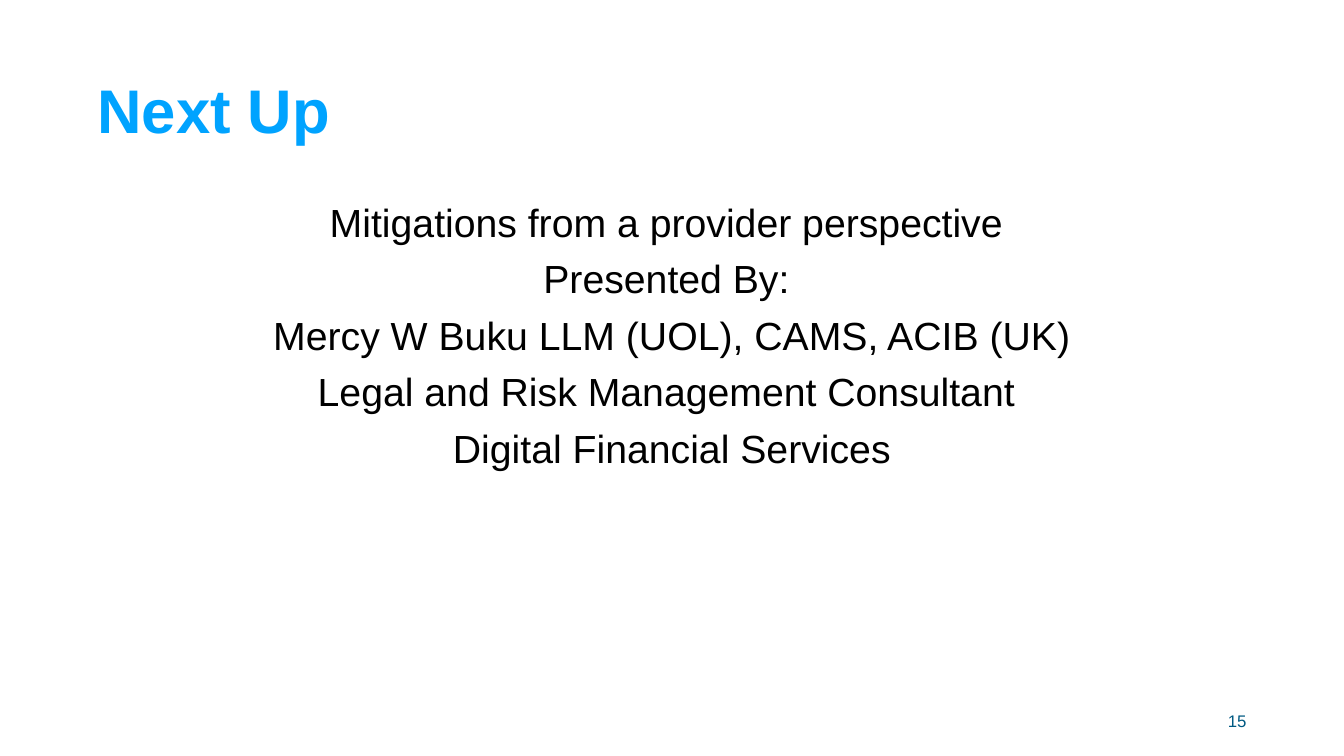
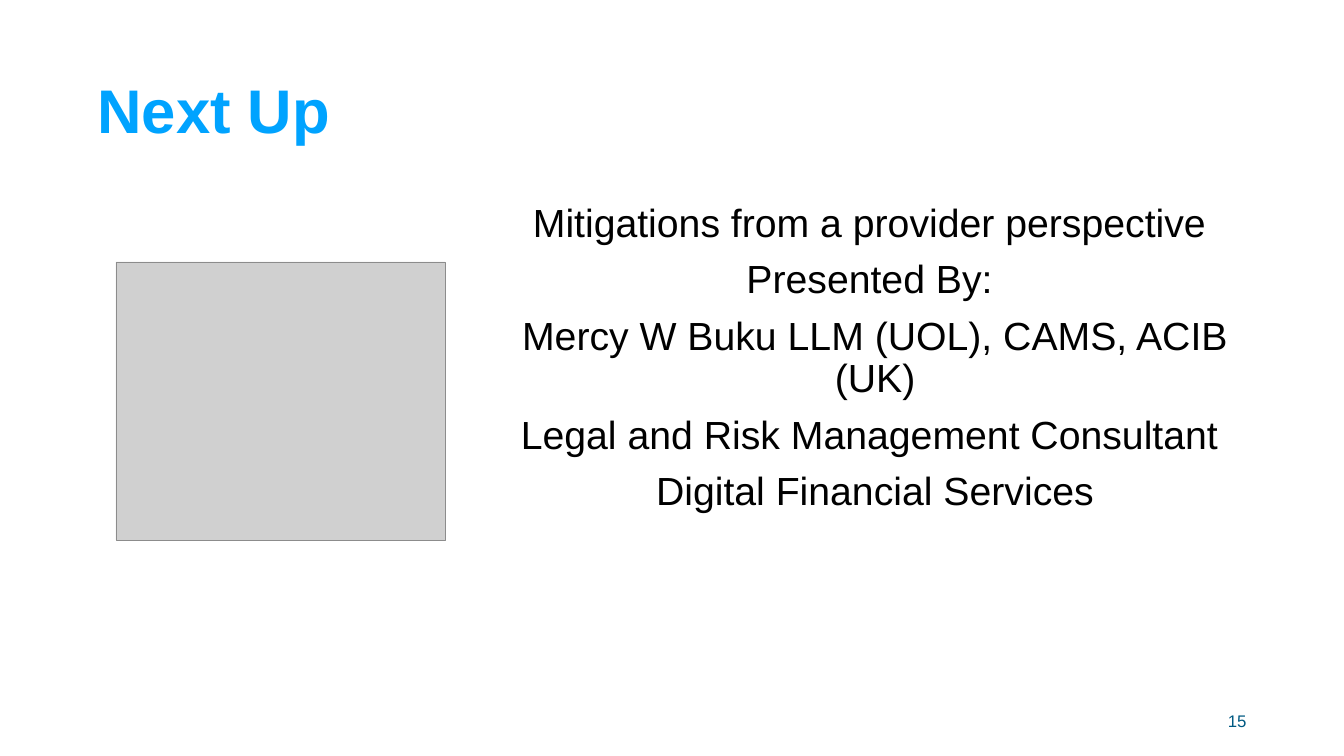
Before and after one commit to mojaloop/documentation-artifacts, a slide deck: slide 15 of presentations/pi_18_april_2022/presentations/Fraud Working Group Mojaloop Convening April 2022-3.pptx. Drawn at 1344x756 pixels with LibreOffice and Linux fonts; fonts in the diff are those of the drawing; grey boxes stand for pictures; background and template pictures are left out. Boxes give left, top, right and bottom in pixels: in the first picture for what was removed or moved away, otherwise in the second. Text is boxed around its words. In the diff, an @@ line names an element or a change of style, - is before the commit and + after.

```diff
--- a/presentations/pi_18_april_2022/presentations/Fraud Working Group Mojaloop Convening April 2022-3.pptx
+++ b/presentations/pi_18_april_2022/presentations/Fraud Working Group Mojaloop Convening April 2022-3.pptx
@@ text "Mitigations from a provider perspective" rewrapped from <box>273,208,1071,471</box> to <box>521,208,1227,513</box> @@
@@ picture added at <box>116,262,445,540</box> @@
```
Also in this commit, not shown: 1 other slide changed, 1 other file.
